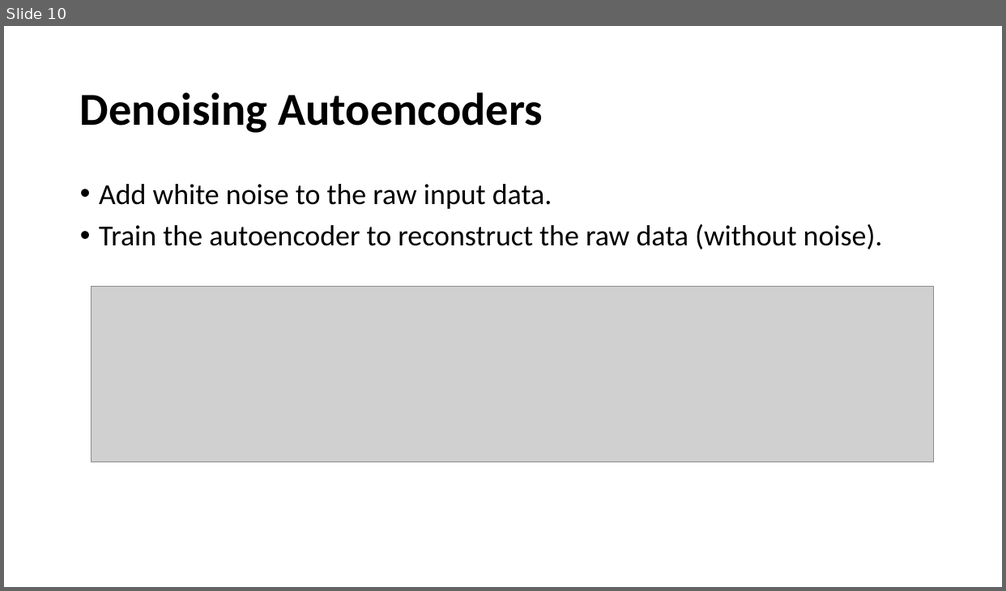
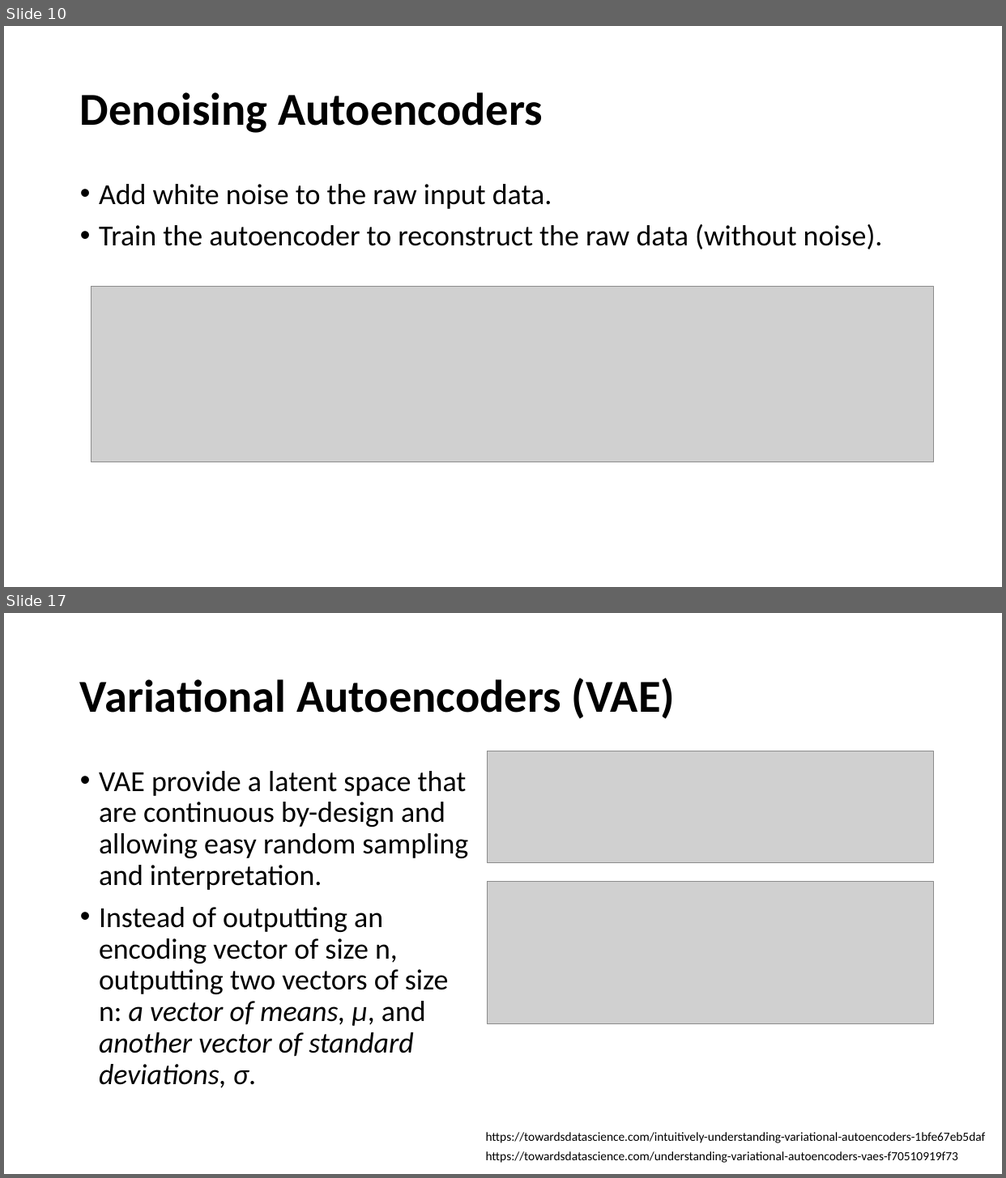
Before and after one commit to tingsyo/course_2020Q3_representation_learning, a slide deck: notebooks/05_Autoencoder_and_variations.pptx. Shown one above the other, each under a label of ours: slide 10 before the commit, slides 10 and 17 after it; the slides between them are not shown. The pictures are 1006x591 and 1006x1178 pixels, drawn with LibreOffice and Linux fonts; fonts in the diff are those of the drawing; grey boxes stand for pictures. Boxes give left, top, right and bottom in pixels: in the first picture for what was removed or moved away, otherwise in the second. Text is boxed around its words. In the diff, an @@ line names an element or a change of style, - is before the commit and + after.

```diff
--- a/notebooks/05_Autoencoder_and_variations.pptx
+++ b/notebooks/05_Autoencoder_and_variations.pptx
@@ slide 17 added at (4,613,1002,1174), background #FFFFFF @@
@@ title added at (80,678,675,719), 44 pt, text #000000, bold @@
+Variational Autoencoders (VAE)
@@ picture added at (487,752,934,863) @@
@@ text added at (99,771,468,1088), 28 pt, text #000000 @@
+• VAE provide a latent space that are continuous by-design and allowing easy random sampling and interpretation.
+• Instead of outputting an encoding vector of size n, outputting two vectors of size n: a vector of means, μ, and another vector of standard deviations, σ.
@@ picture added at (487,882,934,1024) @@
@@ text added at (486,1132,986,1144), 12 pt, text #000000 @@
+https://towardsdatascience.com/intuitively-understanding-variational-autoencoders-1bfe67eb5daf
@@ text added at (486,1152,958,1163), 12 pt, text #000000 @@
+https://towardsdatascience.com/understanding-variational-autoencoders-vaes-f70510919f73
```
Also in this commit, not shown: 3 slides changed, 4 other slides added.
